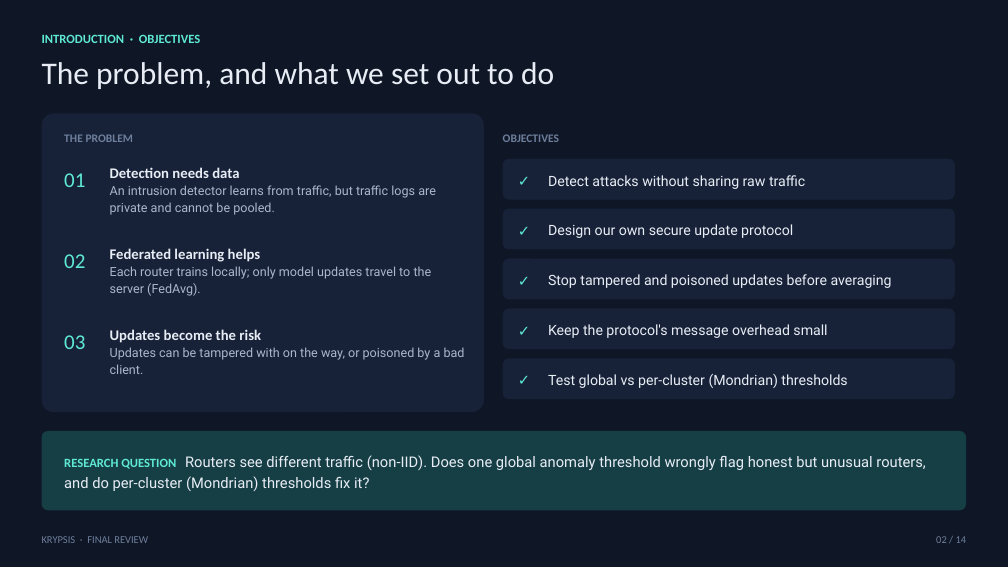
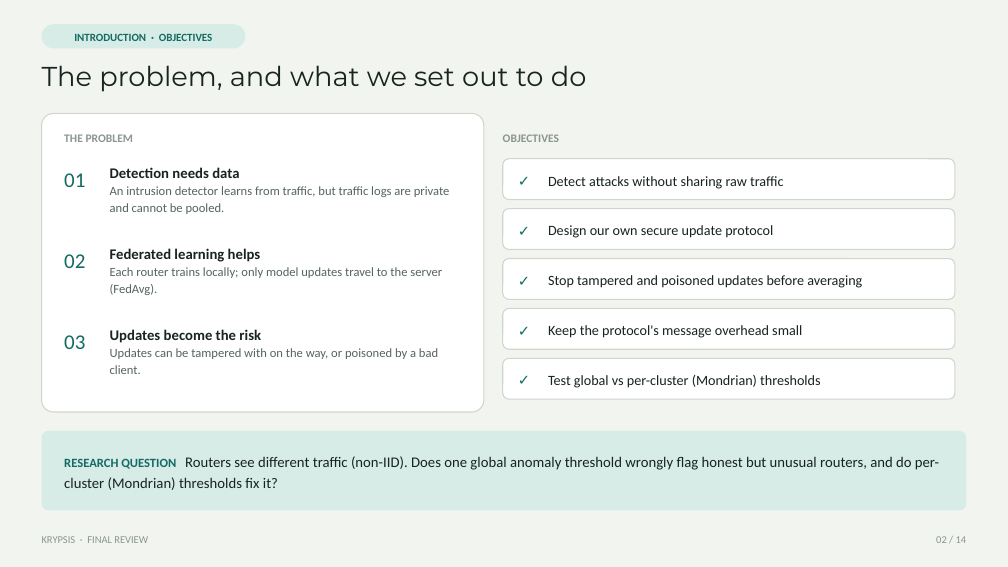
Before and after one commit to Vinudharshini18/Krypsis-A-network-intrusion-detection-system, a slide deck: slide 2 of presentation/Krypsis_Final_Review.pptx. Drawn at 1008x567 pixels with LibreOffice and Linux fonts; fonts in the diff are those of the drawing. Boxes give left, top, right and bottom in pixels: in the first picture for what was removed or moved away, otherwise in the second. Text is boxed around its words. In the diff, an @@ line names an element or a change of style, - is before the commit and + after.

Commit message:
Final review deck: use the look of the first class deck

```diff
--- a/presentation/Krypsis_Final_Review.pptx
+++ b/presentation/Krypsis_Final_Review.pptx
@@ rectangle at box(0, 0, 1008, 567): fill #0F1626 to #F2F4F0 @@
@@ text "INTRODUCTION · OBJECTIVES" at box(74, 33, 212, 41): size 12 to 10.5 pt, text colour #5EEAD4 to #146B62; alignment left to centre; vertical alignment top to middle @@
@@ rounded rectangle added at box(42, 24, 245, 48), fill #D7EBE7 @@
@@ text "The problem, and what we ..." at box(42, 65, 587, 92): size 30 to 26 pt, font Calibri to Montserrat, text colour #E8EDF5 to #172420 @@
@@ text colour #6E7F9C to #8A968F in 4 elements at box(42, 536, 148, 543), box(936, 536, 967, 543), box(64, 134, 134, 142), box(503, 134, 559, 142) @@
@@ text "Detection needs data" at box(110, 167, 450, 214): text colour #E8EDF5 to #172420 in "Detection needs data"; font Roboto to Calibri, text colour #A9B6CB to #56655D in "An intrusion detector learns from traffic, but ..." @@
@@ text "Federated learning helps" at box(110, 248, 442, 295): text colour #E8EDF5 to #172420 in "Federated learning helps"; font Roboto to Calibri, text colour #A9B6CB to #56655D in "Each router trains locally; only model updates ..." @@
@@ text colour #5EEAD4 to #146B62 in 3 elements at box(64, 173, 85, 187), box(64, 254, 85, 268), box(64, 335, 85, 349) @@
@@ text "Updates become the risk" at box(110, 329, 438, 374): text colour #E8EDF5 to #172420 in "Updates become the risk"; font Roboto to Calibri, text colour #A9B6CB to #56655D in "Updates can be tampered with on the ..." @@
@@ fill #172238 to #FFFFFF; outline none to #CFD6CB 1 pt in 6 elements at box(42, 113, 484, 412), box(503, 159, 955, 200), box(503, 209, 955, 250), box(503, 259, 955, 299), box(503, 309, 955, 349), box(503, 358, 955, 399) @@
@@ font Roboto to Calibri, text colour #5EEAD4 to #146B62 in 5 elements at box(518, 159, 548, 200), box(518, 209, 548, 250), box(518, 259, 548, 299), box(518, 309, 548, 349), box(518, 358, 548, 399) @@
@@ font Roboto to Calibri, text colour #E8EDF5 to #172420 in 5 elements at box(548, 176, 783, 189), box(548, 225, 773, 238), box(548, 275, 862, 288), box(548, 325, 802, 338), box(548, 375, 820, 388) @@
@@ rounded rectangle at box(42, 431, 966, 510): fill #163F45 to #D7EBE7 @@
@@ text "RESEARCH QUESTION Routers see different ..." at box(64, 456, 939, 490): font Roboto to Calibri, text colour #E8EDF5 to #172420 in "Routers see different traffic (non-IID). Does one ..."; text colour #5EEAD4 to #146B62 in "RESEARCH QUESTION" @@
```
Also in this commit, not shown: 13 other slides changed, 1 other file.
